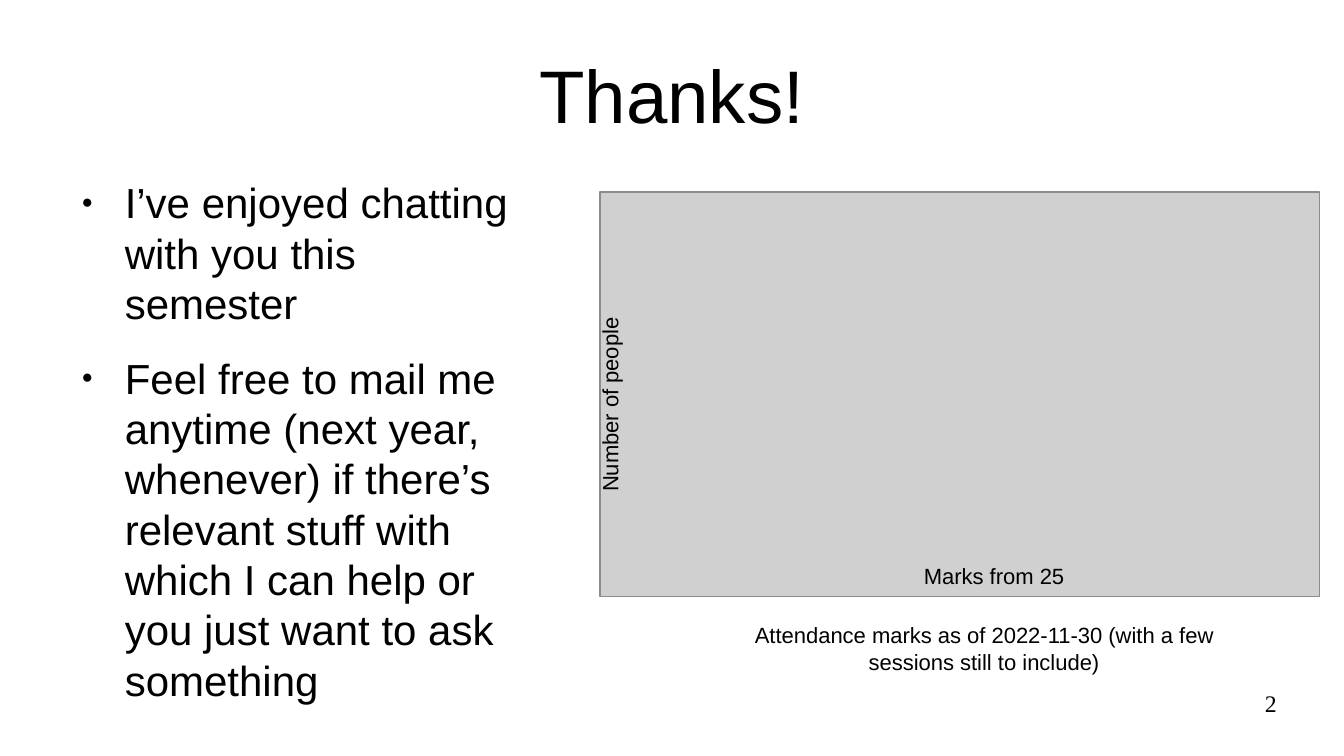
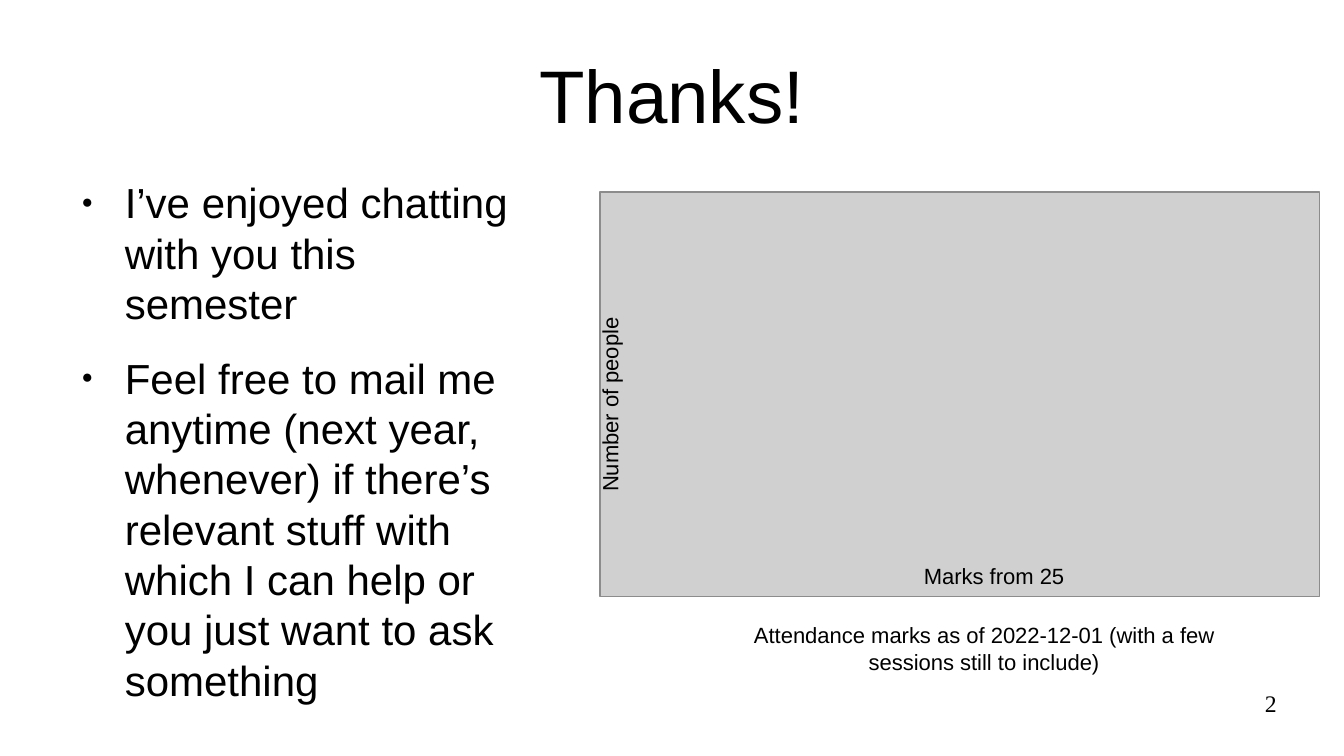
Before and after one commit to sftcd/witidtm, a slide deck: slide 2 of lectures/2022-2023/800-end.odp. Drawn at 1344x756 pixels with LibreOffice and Linux fonts; fonts in the diff are those of the drawing; grey boxes stand for pictures. Boxes give left, top, right and bottom in pixels: in the first picture for what was removed or moved away, otherwise in the second. Text is boxed around its words. In the diff, an @@ line names an element or a change of style, - is before the commit and + after.

```diff
--- a/lectures/2022-2023/800-end.odp
+++ b/lectures/2022-2023/800-end.odp
@@ text at [754,627,1214,675]: text changed @@
-Attendance marks as of 2022-11-30 (with a few sessions still to include)
+Attendance marks as of 2022-12-01 (with a few sessions still to include)
```
Also in this commit, not shown: 1 other file.
